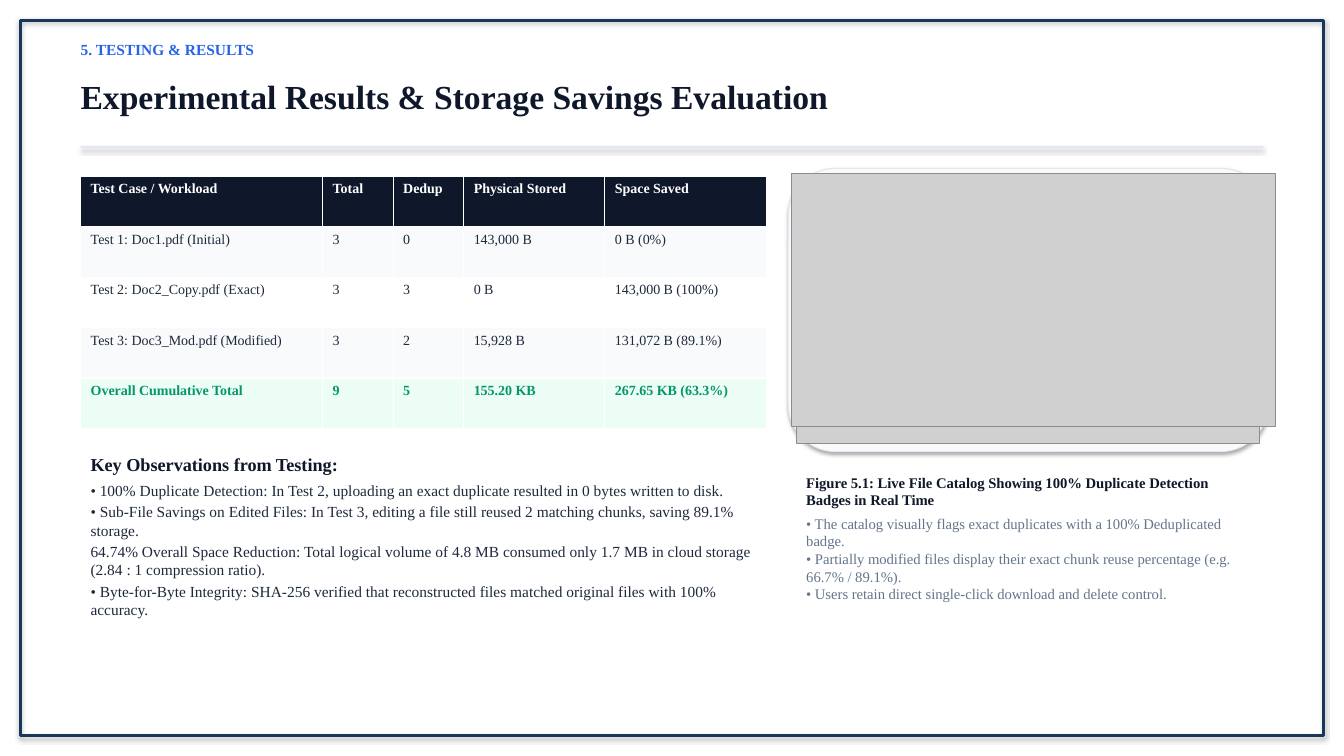
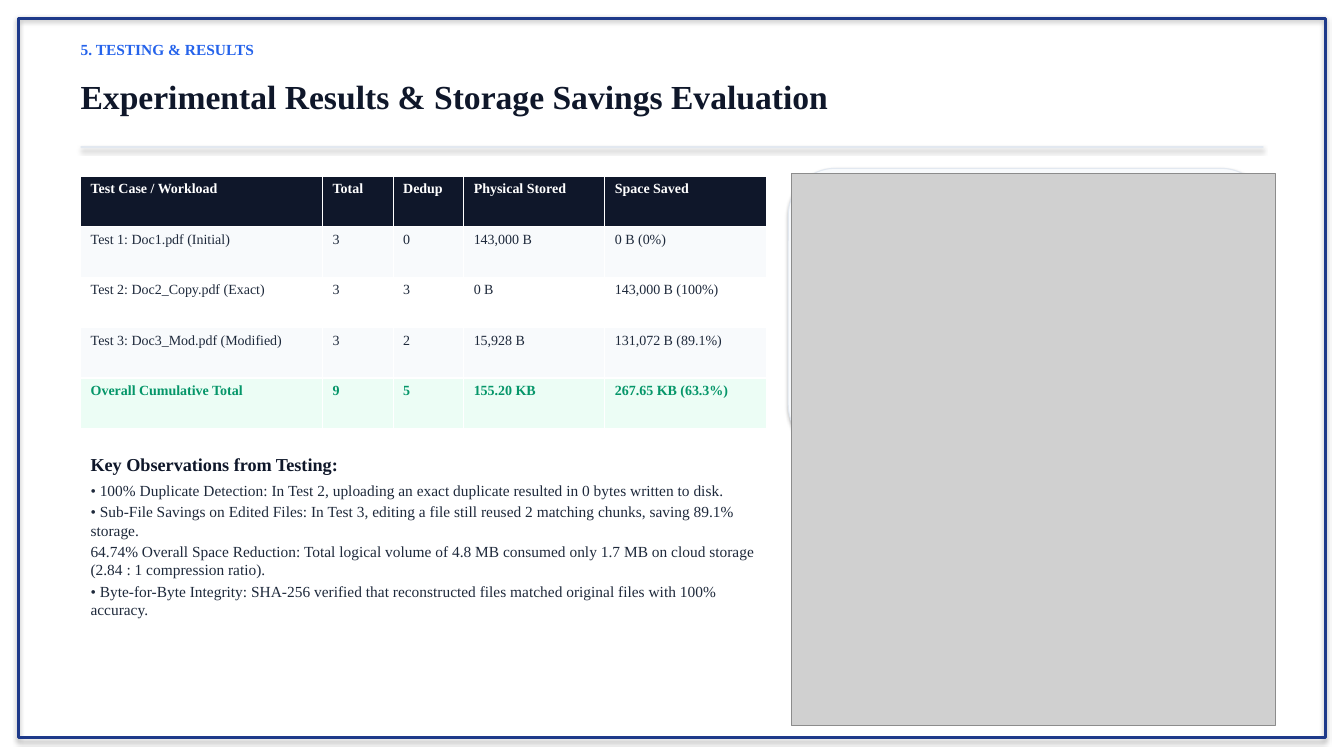
Before and after one commit to prasannapbhurke/CloudDedup, a slide deck: slide 10 of Cloud_File_Deduplication_College_Presentation.pptx. Drawn at 1344x756 pixels with LibreOffice and Linux fonts; fonts in the diff are those of the drawing; grey boxes stand for pictures. Boxes give left, top, right and bottom in pixels: in the first picture for what was removed or moved away, otherwise in the second. Text is boxed around its words. In the diff, an @@ line names an element or a change of style, - is before the commit and + after.

Commit message:
Regenerate project report and college presentation preserving exact format, Times New Roman, and official screenshots

```diff
--- a/Cloud_File_Deduplication_College_Presentation.pptx
+++ b/Cloud_File_Deduplication_College_Presentation.pptx
@@ rectangle at [18, 18, 1326, 738]: outline #1A365D 2 pt to #1E3A8A 2 pt @@
@@ picture: place and size @@
-picture at [791, 173, 1275, 426]
+picture at [791, 173, 1275, 726]
@@ picture removed at [797, 176, 1260, 444] @@
@@ text removed at [806, 477, 1230, 602] @@
-Figure 5.1: Live File Catalog Showing 100% Duplicate Detection Badges in Real Time
-• The catalog visually flags exact duplicates with a 100% Deduplicated badge.
-• Partially modified files display their exact chunk reuse percentage (e.g. 66.7% / 89.1%).
-• Users retain direct single-click download and delete control.
@@ text at [91, 546, 754, 579]: text changed @@
-64.74% Overall Space Reduction: Total logical volume of 4.8 MB consumed only 1.7 MB in cloud storage (2.84 : 1 compression ratio).
+64.74% Overall Space Reduction: Total logical volume of 4.8 MB consumed only 1.7 MB on cloud storage (2.84 : 1 compression ratio).
```
Also in this commit, not shown: 12 other slides changed, 4 other files.
